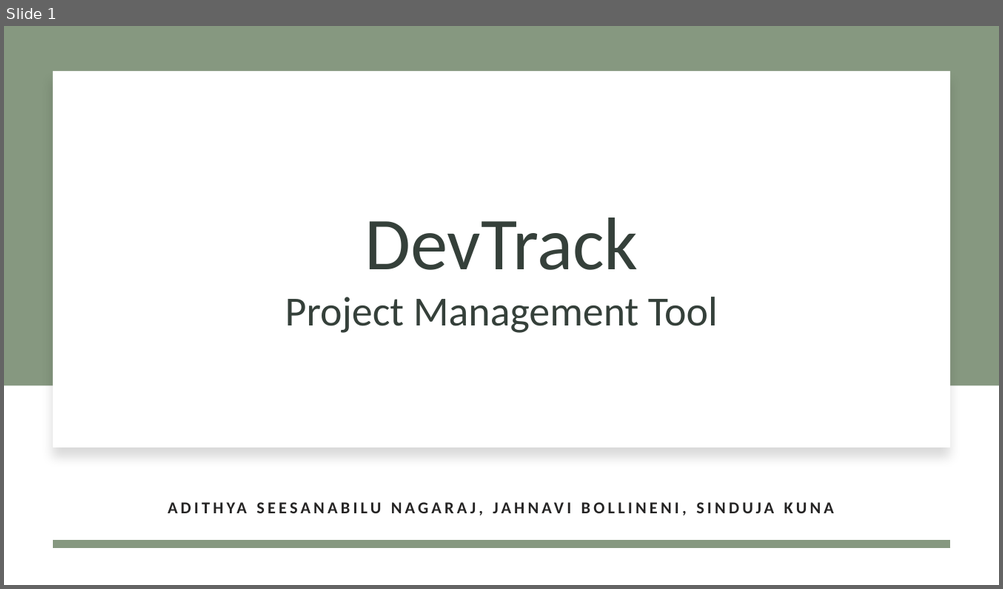
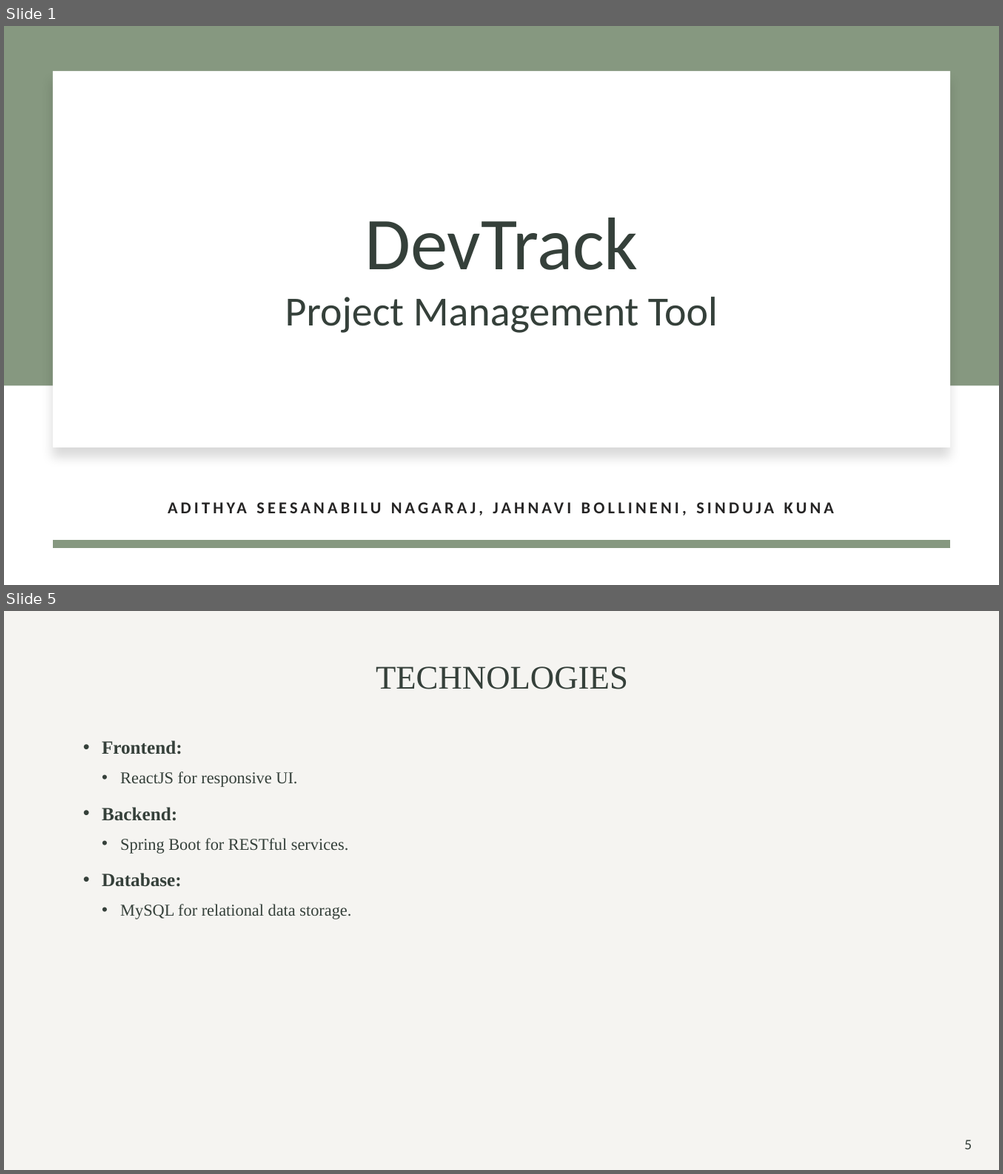
Before and after one commit to jahnavib26/DevTrack, a slide deck: ACS560 - SE Project Presentation.pptx. Shown one above the other, each under a label of ours: slide 1 before the commit, slides 1 and 5 after it; the slides between them are not shown. The pictures are 1003x589 and 1003x1174 pixels, drawn with LibreOffice and Linux fonts; fonts in the diff are those of the drawing. Boxes give left, top, right and bottom in pixels: in the first picture for what was removed or moved away, otherwise in the second. Text is boxed around its words. In the diff, an @@ line names an element or a change of style, - is before the commit and + after.

```diff
--- a/ACS560 - SE Project Presentation.pptx
+++ b/ACS560 - SE Project Presentation.pptx
@@ slide 5 added at (4,611,999,1170), background #FFFFFF @@
@@ rectangle added at (4,611,999,1170), fill #C0B7A5 at 15% opacity @@
@@ title added at (375,667,628,689), 32 pt, text #35403A @@
+TECHNOLOGIES
@@ text added at (102,741,351,920), 16 pt, text #35403A @@
+• Frontend:
+  • ReactJS for responsive UI.
+• Backend:
+  • Spring Boot for RESTful services.
+• Database:
+  • MySQL for relational data storage.
@@ page number added at (964,1140,971,1150), 14 pt, text #35403A @@
+5
```
Also in this commit, not shown: 1 slide changed, 8 other slides added, 1 other file.
